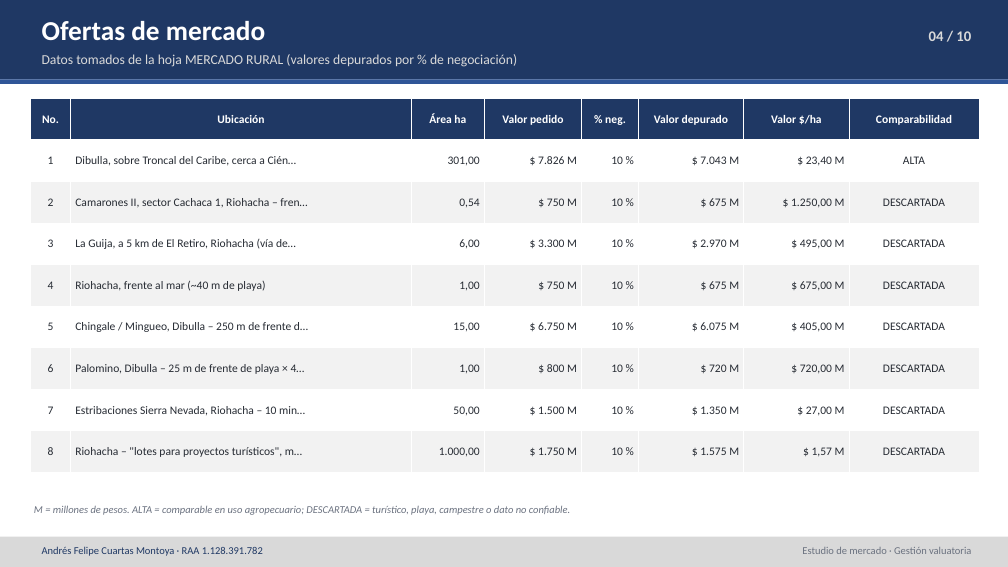
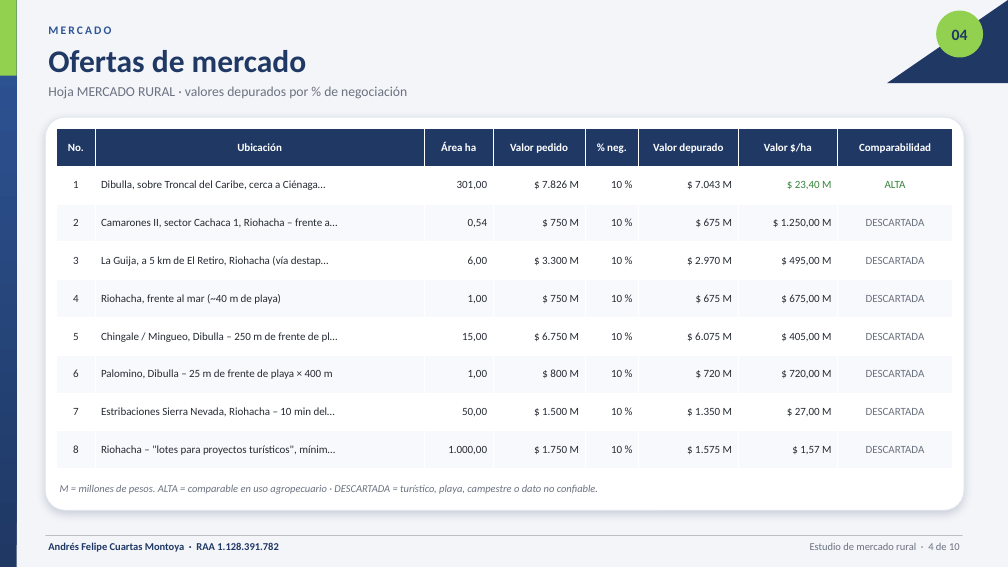
Before and after one commit to andresf1128-ui/Pruebas-Claude, a slide deck: slide 4 of Presentacion_Estudio_Mercado_Rural.pptx. Drawn at 1008x567 pixels with LibreOffice and Linux fonts; fonts in the diff are those of the drawing. Boxes give left, top, right and bottom in pixels: in the first picture for what was removed or moved away, otherwise in the second. Text is boxed around its words. In the diff, an @@ line names an element or a change of style, - is before the commit and + after.

```diff
--- a/Presentacion_Estudio_Mercado_Rural.pptx
+++ b/Presentacion_Estudio_Mercado_Rural.pptx
@@ background #FFFFFF to #F3F5F9 @@
@@ rectangle removed at (x1=0, y1=0, x2=1008, y2=79) @@
@@ rectangle added at (x1=0, y1=0, x2=17, y2=567), fill gradient #1F3864 to #2F5597 @@
@@ rectangle added at (x1=0, y1=0, x2=17, y2=76), fill #92D050 @@
@@ text added at (x1=48, y1=26, x2=111, y2=34), 11 pt, text #2F5597, bold @@
+MERCADO
@@ right triangle added at (x1=887, y1=0, x2=1008, y2=83), fill #1F3864 @@
@@ ellipse added at (x1=936, y1=11, x2=983, y2=57), fill #92D050, 15 pt, text #1F3864, bold @@
+04
@@ text "Ofertas de mercado" moved from (x1=42, y1=21, x2=265, y2=40) to (x1=48, y1=50, x2=307, y2=73) @@
@@ text "Ofertas de mercado" at (x1=48, y1=50, x2=307, y2=73): size 26 to 30 pt, text colour #FFFFFF to #1F3864 @@
@@ text removed at (x1=929, y1=31, x2=971, y2=41) @@
-04 / 10
@@ rectangle removed at (x1=0, y1=79, x2=1008, y2=84) @@
@@ text at (x1=48, y1=86, x2=407, y2=98): text changed; text colour #D9D9D9 to #6B7280 @@
-Datos tomados de la hoja MERCADO RURAL (valores depurados por % de negociación)
+Hoja MERCADO RURAL · valores depurados por % de negociación
@@ rounded rectangle added at (x1=45, y1=117, x2=964, y2=510), fill #FFFFFF, outline #E1E6EF 0.75 pt @@
@@ table at (x1=57, y1=129, x2=954, y2=469) @@
-row 2, column 2: Dibulla, sobre Troncal del Caribe, cerca a Cién…
+row 2, column 2: Dibulla, sobre Troncal del Caribe, cerca a Ciénaga…
-row 3, column 2: Camarones II, sector Cachaca 1, Riohacha – fren…
+row 3, column 2: Camarones II, sector Cachaca 1, Riohacha – frente a…
-row 4, column 2: La Guija, a 5 km de El Retiro, Riohacha (vía de…
+row 4, column 2: La Guija, a 5 km de El Retiro, Riohacha (vía destap…
-row 6, column 2: Chingale / Mingueo, Dibulla – 250 m de frente d…
+row 6, column 2: Chingale / Mingueo, Dibulla – 250 m de frente de pl…
-row 7, column 2: Palomino, Dibulla – 25 m de frente de playa × 4…
+row 7, column 2: Palomino, Dibulla – 25 m de frente de playa × 400 m
-row 8, column 2: Estribaciones Sierra Nevada, Riohacha – 10 min…
+row 8, column 2: Estribaciones Sierra Nevada, Riohacha – 10 min del…
@@ row 9, column 2: "Riohacha – "lotes para proyectos turísticos", m…" to "Riohacha – "lotes para proyectos turísticos", mínim…" @@
@@ fill #F2F2F2 to #F7F9FC in 32 cells @@
@@ size 11 to 10.5 pt in "No.", "Ubicación", "Área ha", "Valor pedido" and 61 more places @@
@@ text colour #262B33 to #37863C in "$ 23,40 M", "ALTA" @@
@@ text colour #262B33 to #6B7280 in "DESCARTADA", "DESCARTADA", "DESCARTADA", "DESCARTADA" and 3 more places @@
@@ borders changed @@
@@ table resized from (x1=30, y1=98, x2=980, y2=473) to (x1=57, y1=129, x2=954, y2=469) @@
@@ text at (x1=60, y1=485, x2=598, y2=494): text changed @@
-M = millones de pesos. ALTA = comparable en uso agropecuario; DESCARTADA = turístico, playa, campestre o dato no confiable.
+M = millones de pesos. ALTA = comparable en uso agropecuario · DESCARTADA = turístico, playa, campestre o dato no confiable.
@@ text "Andrés Felipe Cuartas Montoya · ..." at (x1=48, y1=542, x2=278, y2=552): bold on; vertical alignment middle to top @@
@@ rectangle resized from (x1=0, y1=537, x2=1008, y2=567) to (x1=45, y1=535, x2=963, y2=536) @@
@@ rectangle at (x1=45, y1=535, x2=963, y2=536): fill #D9D9D9 to #BFBFBF @@
@@ text "Estudio de mercado rural · ..." at (x1=810, y1=543, x2=960, y2=550): vertical alignment middle to top @@
@@ text at (x1=810, y1=543, x2=960, y2=550): text changed @@
-Estudio de mercado · Gestión valuatoria
+Estudio de mercado rural · 4 de 10
```
Also in this commit, not shown: 9 other slides changed, 2 other files.
